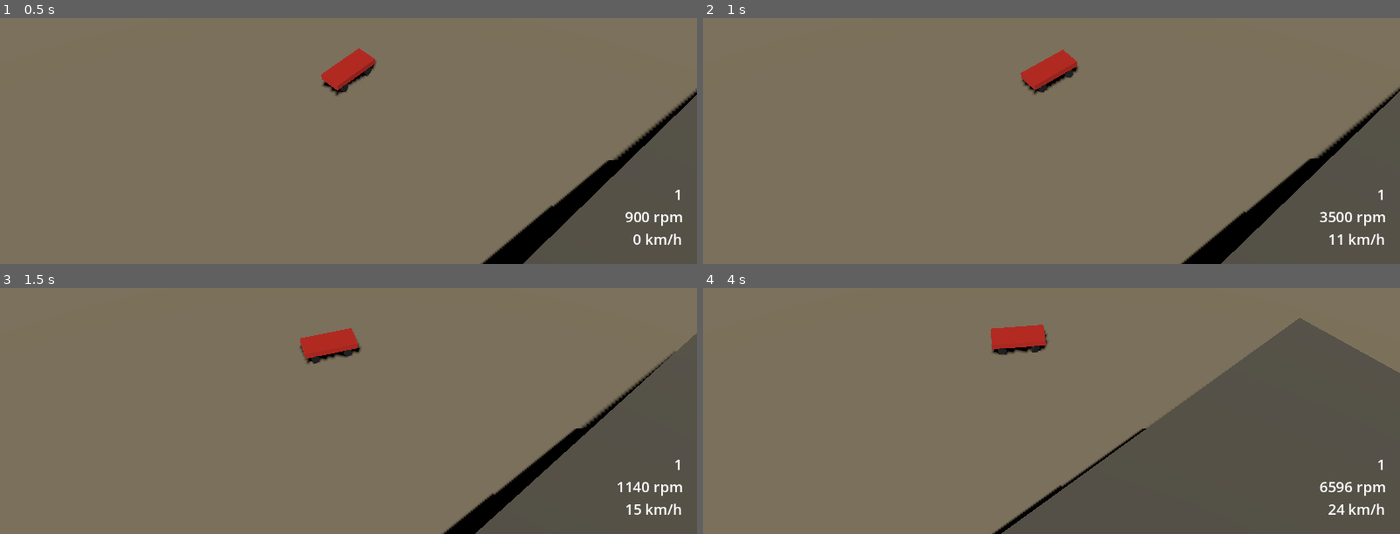
Above: before the commit, frames 1-4 (two rows, left to right).
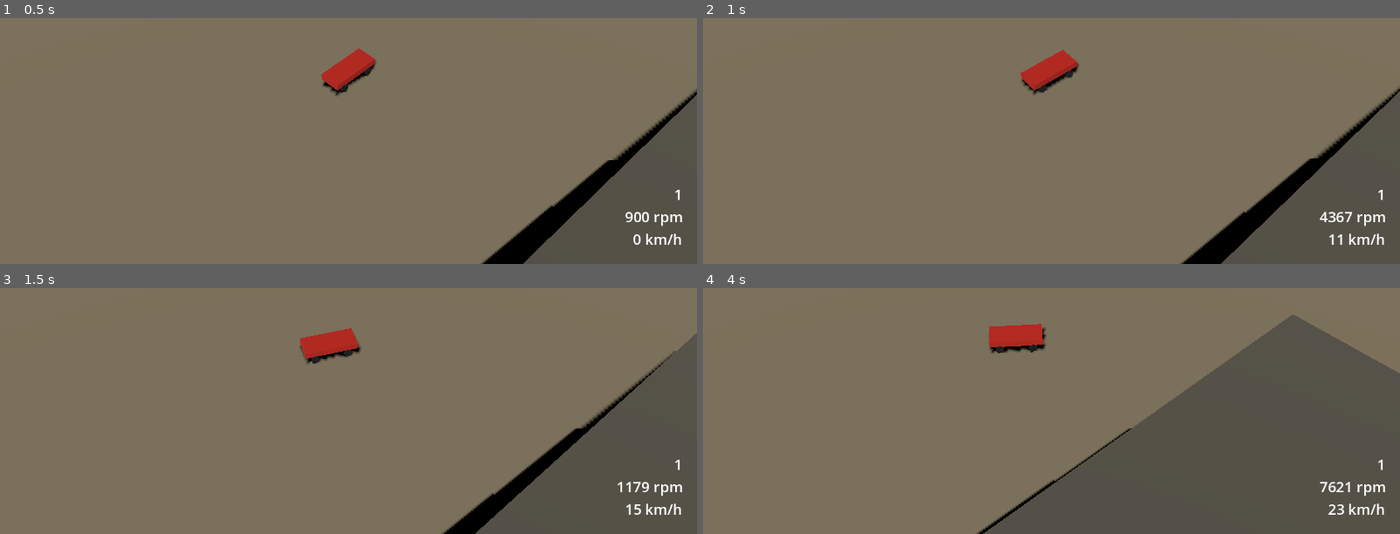
Above: after the commit, the same moments.

Repository: JulianHeissinger/RallyGame
Game: Godot game, scene res://scenes/test/handling_test.tscn
Two runs of this game, one before a commit and one after it. Both use one fixed random seed, a clock stepped at 60 frames per second and the inputs below. The project has no main scene, so this scene is started directly.
Inputs:
- Up to frame 1 (0.5 s): no input
- Up to frame 2 (1 s): hold D (steer_right) from 0.53 s (still down); hold W (throttle) from 0.53 s (still down)
- Up to frame 3 (1.5 s): release D (steer_right) at 1.28 s; release W (throttle) at 1.28 s; hold S (brake) from 1.28 s (still down); tap W (throttle) at 1.35 s
- Up to frame 4 (4 s): release S (brake) at 2.03 s; hold D (steer_right) 2.03-2.78 s; hold W (throttle) 2.03-2.78 s; hold Shift (shift_up) 2.78-3.53 s; tap W (throttle) at 2.85 s; hold A (steer_left) from 3.53 s (still down); hold W (throttle) from 3.53 s (still down)

Frame 1 is identical in both runs. In frame 2, 0.1% of the frame differs, in the area x 45-100%, y 13-100%; in frame 3, less than 0.1%; in frame 4, 2.5%, in the area x 39-100%, y 10-100%.

Commit message:
fix: shorten gearing so 3rd starts near 80 km/h

Diff:
--- a/data/cars/prototype.tres
+++ b/data/cars/prototype.tres
@@ -14,9 +14,9 @@
 "center_of_mass_y": -0.35,
 "damper": 3500.0,
 "engine_brake_torque": 60.0,
-"final_drive": 4.1,
+"final_drive": 5.2,
 "gear_count": 5.0,
-"gear_ratio_1": 3.3,
+"gear_ratio_1": 2.75,
 "gear_ratio_2": 2.1,
 "gear_ratio_3": 1.5,
 "gear_ratio_4": 1.15,
Not shown, changed: openspec/changes/bootstrap-vertical-slice/tasks.md
